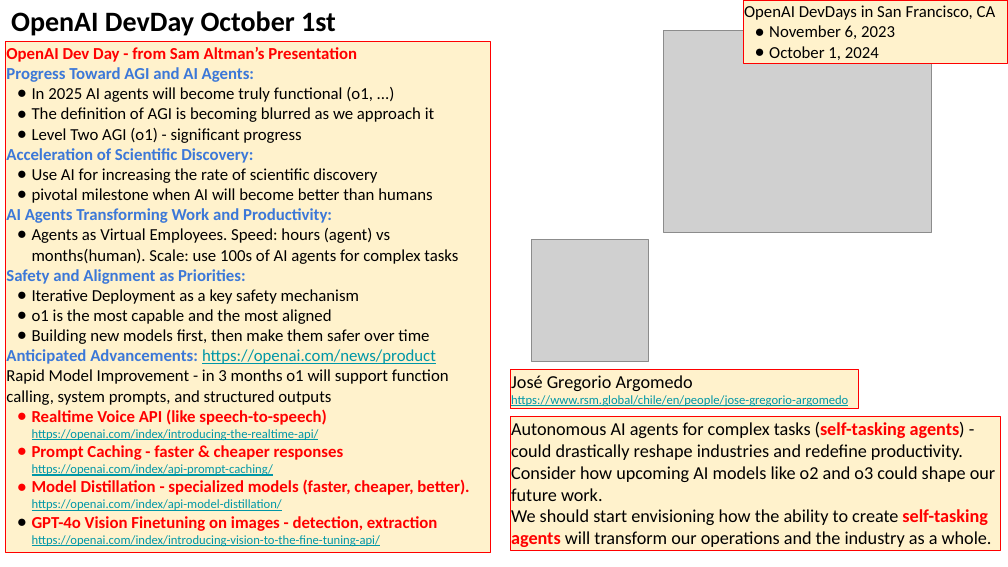
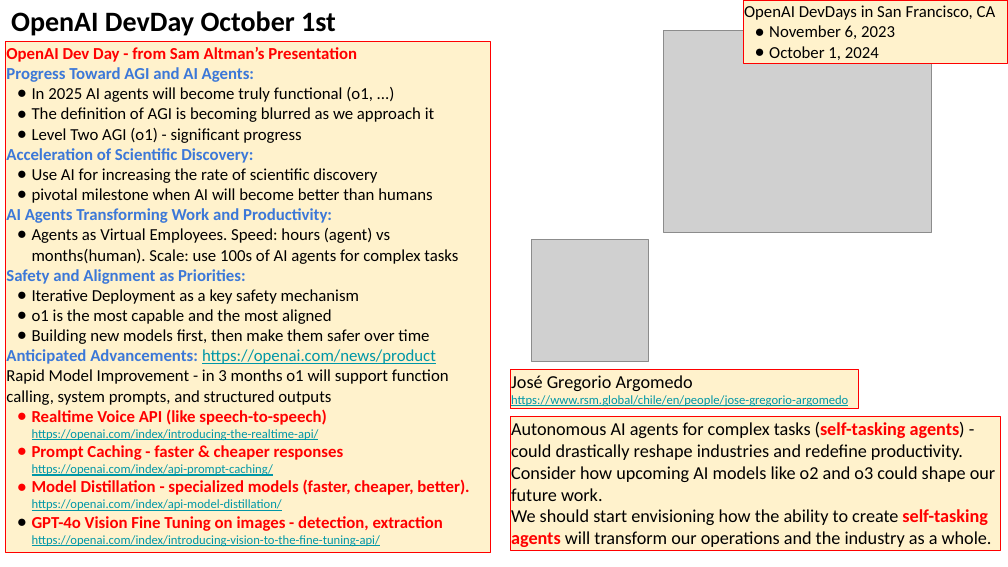
Before and after one commit to lselector/seminar, a slide deck: slide 2 of 2024/2024-10-04-AI-Updates.pptx. Drawn at 1008x567 pixels with LibreOffice and Linux fonts; fonts in the diff are those of the drawing; grey boxes stand for pictures. Boxes give left, top, right and bottom in pixels: in the first picture for what was removed or moved away, otherwise in the second. Text is boxed around its words. In the diff, an @@ line names an element or a change of style, - is before the commit and + after.

Commit message:
update

```diff
--- a/2024/2024-10-04-AI-Updates.pptx
+++ b/2024/2024-10-04-AI-Updates.pptx
@@ text in rectangle at box(32, 516, 443, 546): text changed @@
-● GPT-4o Vision Finetuning on images - detection, extraction
-  https://openai.com/index/introducing-vision-to-the-fine-tuning-api/
+● GPT-4o Vision Fine Tuning on images - detection, extraction
+  https://openai.com/index/introducing-vision-to-the-fine-tuning-api/
```
